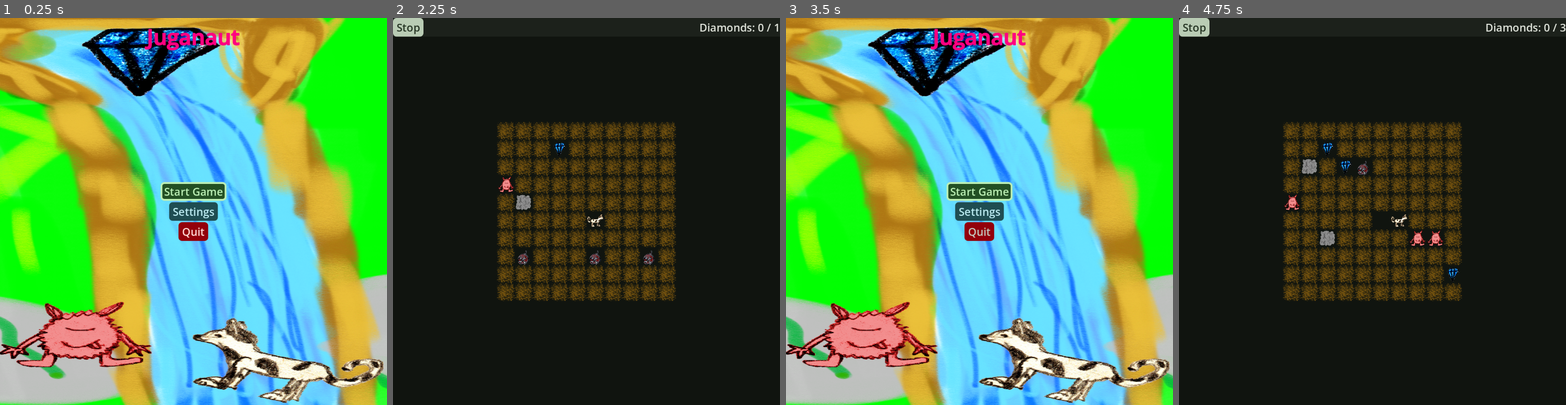
Above: before the commit, frames 1-4 (left to right).
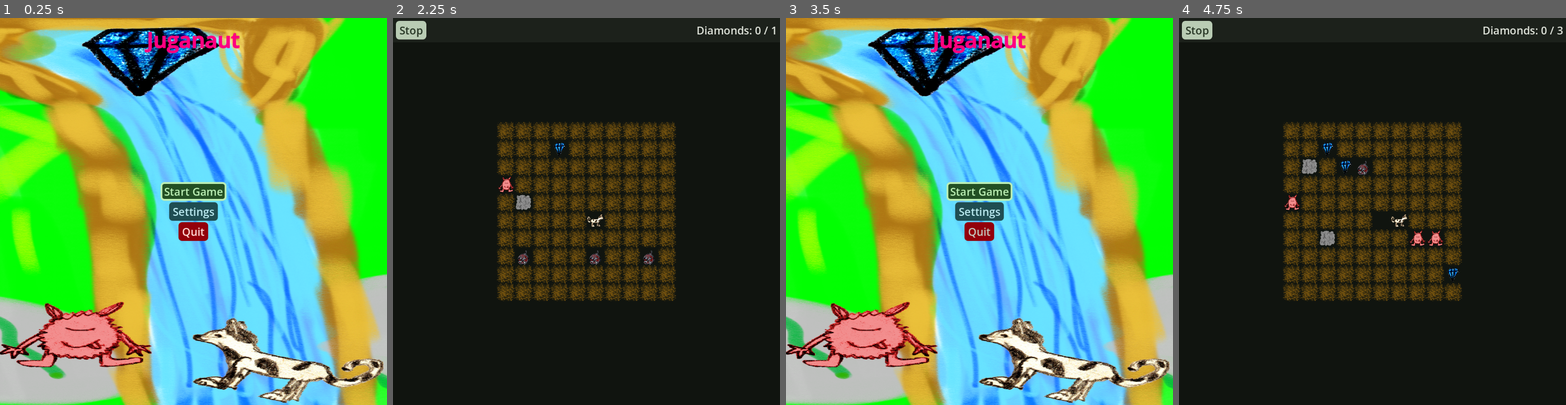
Above: after the commit, the same moments.

Repository: SirVincelot24/juganaut-godot
Game: Godot game, scene res://scenes/MainMenu.tscn
The game is run twice, just before and just after one commit, with the same random seed, the same clock (stepped at 60 frames per second) and the same inputs.
Inputs (mouse positions are in pixels of both pictures, inside the frame that each line leads up to):
- Up to frame 1 (0.25 s): no input
- Up to frame 2 (2.25 s): click "Settings" at 0.5 s; click "Back" at 1.25 s; click "Start Game" at 2 s
- Up to frame 3 (3.5 s): click "Stop" at 2.75 s
- Up to frame 4 (4.75 s): click "Start Game" at 3.5 s; tap Enter at 4.25 s; move the mouse to (1457, 192) at 4.27 s; hold D (movement.right) from 4.28 s (still down); click (1457, 192) at 4.42 s

The runs differ from the first frame. In frame 1, 0.5% of the frame differs, in the area x 37-62%, y 2-10%; in frame 2, 0.6%; in frame 3, 0.5%; in frame 4, 0.6%, in the area x 0-100%, y 0-6%.

Commit message:
add theoretical phone notch support
doesn't work

Diff:
--- a/scenes/MainMenu.tscn
+++ b/scenes/MainMenu.tscn
@@ -2,6 +2,7 @@
 
 [ext_resource type="Texture2D" uid="uid://d18qu1suffnux" path="res://textures/menu-background.png" id="1_2wh52"]
 [ext_resource type="Script" uid="uid://d4hssf84dx6tx" path="res://scripts/UI/main_menu.gd" id="1_826wr"]
+[ext_resource type="Script" uid="uid://dvivwmws635p4" path="res://scripts/UI/safe_margin_container.gd" id="2_826wr"]
 [ext_resource type="Script" uid="uid://c7wsncsu56o6w" path="res://scripts/UI/buttons/start.gd" id="2_ow34m"]
 [ext_resource type="Script" uid="uid://bwtcds2ymeuon" path="res://scripts/UI/buttons/settings.gd" id="3_l72w3"]
 [ext_resource type="Script" uid="uid://b47d14ah00e7q" path="res://scripts/UI/buttons/quit.gd" id="3_ow34m"]
@@ -27,44 +28,43 @@
 grow_vertical = 2
 theme_override_styles/panel = SubResource("StyleBoxTexture_2wh52")
 
-[node name="Title" type="Label" parent="." unique_id=1670939925]
-layout_mode = 1
-anchors_preset = 5
-anchor_left = 0.5
-anchor_right = 0.5
-offset_left = -576.0
-offset_right = 576.0
-offset_bottom = 23.0
-grow_horizontal = 2
-theme_type_variation = &"TitleLabel"
-text = "app_name"
-horizontal_alignment = 1
-vertical_alignment = 1
-
-[node name="VBoxContainer" type="VBoxContainer" parent="." unique_id=724782224]
+[node name="SafeMarginContainer" type="MarginContainer" parent="." unique_id=299805022]
 layout_mode = 1
 anchors_preset = 15
 anchor_right = 1.0
 anchor_bottom = 1.0
 grow_horizontal = 2
 grow_vertical = 2
+script = ExtResource("2_826wr")
+metadata/_custom_type_script = "uid://dvivwmws635p4"
+
+[node name="Title" type="Label" parent="SafeMarginContainer" unique_id=1670939925]
+layout_mode = 2
+size_flags_vertical = 0
+theme_type_variation = &"TitleLabel"
+text = "app_name"
+horizontal_alignment = 1
+vertical_alignment = 1
+
+[node name="VBoxContainer" type="VBoxContainer" parent="SafeMarginContainer" unique_id=724782224]
+layout_mode = 2
 alignment = 1
 
-[node name="Start" type="Button" parent="VBoxContainer" unique_id=350605826]
+[node name="Start" type="Button" parent="SafeMarginContainer/VBoxContainer" unique_id=350605826]
 layout_mode = 2
 size_flags_horizontal = 4
 theme_type_variation = &"StartButton"
 text = "start_game"
 script = ExtResource("2_ow34m")
 
-[node name="Settings" type="Button" parent="VBoxContainer" unique_id=1513830552]
+[node name="Settings" type="Button" parent="SafeMarginContainer/VBoxContainer" unique_id=1513830552]
 layout_mode = 2
 size_flags_horizontal = 4
 theme_type_variation = &"SettingsButton"
 text = "settings"
 script = ExtResource("3_l72w3")
 
-[node name="Quit" type="Button" parent="VBoxContainer" unique_id=98152750]
+[node name="Quit" type="Button" parent="SafeMarginContainer/VBoxContainer" unique_id=98152750]
 layout_mode = 2
 size_flags_horizontal = 4
 theme_type_variation = &"QuitButton"
--- a/scenes/game.tscn
+++ b/scenes/game.tscn
@@ -1,6 +1,7 @@
 [gd_scene format=3 uid="uid://mlvkhbd0x5f3"]
 
 [ext_resource type="Script" uid="uid://bm6str7jj6mkt" path="res://scripts/game.gd" id="1_lbhrr"]
+[ext_resource type="Script" uid="uid://dvivwmws635p4" path="res://scripts/UI/safe_margin_container.gd" id="2_iywne"]
 [ext_resource type="Script" uid="uid://dtrqkrbtuigau" path="res://scripts/UI/buttons/stop.gd" id="2_yqjtg"]
 [ext_resource type="TileSet" uid="uid://dqblh7oy70qbd" path="res://tiles/grid_tiles.tres" id="4_lbhrr"]
 [ext_resource type="Script" uid="uid://bslvuad7i0m1y" path="res://scripts/BL/grid/grid.gd" id="5_iywne"]
@@ -48,14 +49,19 @@
 size_flags_horizontal = 3
 theme_type_variation = &"TopBar"
 
-[node name="Stop" type="Button" parent="UI/Control/TopBar" unique_id=1161277423]
+[node name="SafeMarginContainer" type="MarginContainer" parent="UI/Control/TopBar" unique_id=735202312]
+layout_mode = 2
+script = ExtResource("2_iywne")
+metadata/_custom_type_script = "uid://dvivwmws635p4"
+
+[node name="Stop" type="Button" parent="UI/Control/TopBar/SafeMarginContainer" unique_id=1161277423]
 layout_mode = 2
 size_flags_horizontal = 0
 theme_type_variation = &"StopButton"
 text = "stop"
 script = ExtResource("2_yqjtg")
 
-[node name="DiamondCount" type="Label" parent="UI/Control/TopBar" unique_id=530739846]
+[node name="DiamondCount" type="Label" parent="UI/Control/TopBar/SafeMarginContainer" unique_id=530739846]
 layout_mode = 2
 size_flags_horizontal = 8
 text = "diamondCount"
--- a/scenes/settings_menu.tscn
+++ b/scenes/settings_menu.tscn
@@ -2,6 +2,7 @@
 
 [ext_resource type="Script" uid="uid://dd4mu46yxw0bf" path="res://scripts/UI/buttons/dark_button.gd" id="1_05p07"]
 [ext_resource type="Script" uid="uid://bkiqvqjv1q6kr" path="res://scripts/UI/settings_menu.gd" id="1_lwwgp"]
+[ext_resource type="Script" uid="uid://dvivwmws635p4" path="res://scripts/UI/safe_margin_container.gd" id="2_bgjg7"]
 [ext_resource type="Script" uid="uid://3uok607cgyja" path="res://scripts/UI/buttons/language_select.gd" id="2_wswnh"]
 [ext_resource type="Script" uid="uid://cdc0fny7nvh6b" path="res://scripts/UI/audio_slider.gd" id="4_labj1"]
 [ext_resource type="Script" uid="uid://cps7wioglslib" path="res://scripts/UI/scale.gd" id="4_lwwgp"]
@@ -26,7 +27,7 @@
 grow_horizontal = 2
 grow_vertical = 2
 
-[node name="VBoxContainer" type="VBoxContainer" parent="." unique_id=483158635]
+[node name="VBoxContainer" type="VBoxContainer" parent="." unique_id=250601873]
 layout_mode = 1
 anchors_preset = 15
 anchor_right = 1.0
@@ -39,56 +40,70 @@
 mouse_filter = 1
 theme_type_variation = &"TitleBar"
 
-[node name="Back" type="Button" parent="VBoxContainer/TitleBar" unique_id=1274558612]
+[node name="SafeMarginContainer" type="MarginContainer" parent="VBoxContainer/TitleBar" unique_id=1317703925]
+layout_mode = 2
+script = ExtResource("2_bgjg7")
+metadata/_custom_type_script = "uid://dvivwmws635p4"
+
+[node name="Back" type="Button" parent="VBoxContainer/TitleBar/SafeMarginContainer" unique_id=1274558612]
 layout_mode = 2
 size_flags_horizontal = 0
 size_flags_vertical = 4
 theme_type_variation = &"SettingsButton"
 text = "back"
 
-[node name="SettingsTitle" type="Label" parent="VBoxContainer/TitleBar" unique_id=1090065647]
+[node name="SettingsTitle" type="Label" parent="VBoxContainer/TitleBar/SafeMarginContainer" unique_id=1090065647]
 layout_mode = 2
 size_flags_horizontal = 4
 theme_type_variation = &"onPrimary"
 text = "settings"
 
-[node name="ScrollContainer" type="ScrollContainer" parent="VBoxContainer" unique_id=1415752383]
+[node name="SafeMarginContainer" type="MarginContainer" parent="VBoxContainer" unique_id=2039474941]
 layout_mode = 2
 size_flags_vertical = 3
-
-[node name="VBoxContainer" type="VBoxContainer" parent="VBoxContainer/ScrollContainer" unique_id=1941843611]
-layout_mode = 2
-size_flags_horizontal = 3
+script = ExtResource("2_bgjg7")
+metadata/_custom_type_script = "uid://dvivwmws635p4"
+
+[node name="VBoxContainer" type="VBoxContainer" parent="VBoxContainer/SafeMarginContainer" unique_id=483158635]
+layout_mode = 2
+
+[node name="ScrollContainer" type="ScrollContainer" parent="VBoxContainer/SafeMarginContainer/VBoxContainer" unique_id=1415752383]
+layout_mode = 2
 size_flags_vertical = 3
 
-[node name="GeneralTitle" type="Label" parent="VBoxContainer/ScrollContainer/VBoxContainer" unique_id=1237567989]
+[node name="VBoxContainer" type="VBoxContainer" parent="VBoxContainer/SafeMarginContainer/VBoxContainer/ScrollContainer" unique_id=1941843611]
+layout_mode = 2
+size_flags_horizontal = 3
+size_flags_vertical = 3
+
+[node name="GeneralTitle" type="Label" parent="VBoxContainer/SafeMarginContainer/VBoxContainer/ScrollContainer/VBoxContainer" unique_id=1237567989]
 layout_mode = 2
 theme_type_variation = &"SettingsHeadline"
 text = "general"
 
-[node name="LanguageSelect" type="OptionButton" parent="VBoxContainer/ScrollContainer/VBoxContainer" unique_id=572866696]
+[node name="LanguageSelect" type="OptionButton" parent="VBoxContainer/SafeMarginContainer/VBoxContainer/ScrollContainer/VBoxContainer" unique_id=572866696]
 layout_mode = 2
 script = ExtResource("2_wswnh")
 
-[node name="DarknessControl" type="CheckButton" parent="VBoxContainer/ScrollContainer/VBoxContainer" unique_id=2083268754]
+[node name="DarknessControl" type="CheckButton" parent="VBoxContainer/SafeMarginContainer/VBoxContainer/ScrollContainer/VBoxContainer" unique_id=2083268754]
 layout_mode = 2
 button_pressed = true
 text = "dark_mode"
 script = ExtResource("1_05p07")
 
-[node name="Scale" type="VBoxContainer" parent="VBoxContainer/ScrollContainer/VBoxContainer" unique_id=436325367]
+[node name="Scale" type="VBoxContainer" parent="VBoxContainer/SafeMarginContainer/VBoxContainer/ScrollContainer/VBoxContainer" unique_id=436325367]
 layout_mode = 2
 script = ExtResource("4_lwwgp")
 
-[node name="ScaleLabel" type="Label" parent="VBoxContainer/ScrollContainer/VBoxContainer/Scale" unique_id=834119862]
+[node name="ScaleLabel" type="Label" parent="VBoxContainer/SafeMarginContainer/VBoxContainer/ScrollContainer/VBoxContainer/Scale" unique_id=834119862]
 layout_mode = 2
 text = "scale"
 vertical_alignment = 1
 
-[node name="HBoxContainer" type="HBoxContainer" parent="VBoxContainer/ScrollContainer/VBoxContainer/Scale" unique_id=1192885068]
-layout_mode = 2
-
-[node name="ScaleSlider" type="HSlider" parent="VBoxContainer/ScrollContainer/VBoxContainer/Scale/HBoxContainer" unique_id=987239133]
+[node name="HBoxContainer" type="HBoxContainer" parent="VBoxContainer/SafeMarginContainer/VBoxContainer/ScrollContainer/VBoxContainer/Scale" unique_id=1192885068]
+layout_mode = 2
+
+[node name="ScaleSlider" type="HSlider" parent="VBoxContainer/SafeMarginContainer/VBoxContainer/ScrollContainer/VBoxContainer/Scale/HBoxContainer" unique_id=987239133]
 layout_mode = 2
 size_flags_horizontal = 3
 size_flags_vertical = 4
@@ -101,35 +116,35 @@
 ticks_on_borders = true
 ticks_position = 3
 
-[node name="ApplyBtn" type="Button" parent="VBoxContainer/ScrollContainer/VBoxContainer/Scale/HBoxContainer" unique_id=177189847]
+[node name="ApplyBtn" type="Button" parent="VBoxContainer/SafeMarginContainer/VBoxContainer/ScrollContainer/VBoxContainer/Scale/HBoxContainer" unique_id=177189847]
 layout_mode = 2
 theme_type_variation = &"SettingsButton"
 text = "apply"
 
-[node name="RendererTitle" type="Label" parent="VBoxContainer/ScrollContainer/VBoxContainer" unique_id=1063040783]
+[node name="RendererTitle" type="Label" parent="VBoxContainer/SafeMarginContainer/VBoxContainer/ScrollContainer/VBoxContainer" unique_id=1063040783]
 layout_mode = 2
 theme_type_variation = &"SettingsHeadline"
 text = "game_renderer"
 
-[node name="WorldTitle" type="Label" parent="VBoxContainer/ScrollContainer/VBoxContainer" unique_id=1022692478]
+[node name="WorldTitle" type="Label" parent="VBoxContainer/SafeMarginContainer/VBoxContainer/ScrollContainer/VBoxContainer" unique_id=1022692478]
 layout_mode = 2
 theme_type_variation = &"SettingsHeadline"
 text = "world"
 
-[node name="AudioTitle" type="Label" parent="VBoxContainer/ScrollContainer/VBoxContainer" unique_id=568112349]
+[node name="AudioTitle" type="Label" parent="VBoxContainer/SafeMarginContainer/VBoxContainer/ScrollContainer/VBoxContainer" unique_id=568112349]
 layout_mode = 2
 theme_type_variation = &"SettingsHeadline"
 text = "audio"
 
-[node name="MasterVol" type="VBoxContainer" parent="VBoxContainer/ScrollContainer/VBoxContainer" unique_id=1750526068]
-layout_mode = 2
-
-[node name="Label" type="Label" parent="VBoxContainer/ScrollContainer/VBoxContainer/MasterVol" unique_id=256419616]
+[node name="MasterVol" type="VBoxContainer" parent="VBoxContainer/SafeMarginContainer/VBoxContainer/ScrollContainer/VBoxContainer" unique_id=1750526068]
+layout_mode = 2
+
+[node name="Label" type="Label" parent="VBoxContainer/SafeMarginContainer/VBoxContainer/ScrollContainer/VBoxContainer/MasterVol" unique_id=256419616]
 layout_mode = 2
 text = "master_volume"
 vertical_alignment = 1
 
-[node name="MasterVolSlider" type="HSlider" parent="VBoxContainer/ScrollContainer/VBoxContainer/MasterVol" unique_id=1359081371]
+[node name="MasterVolSlider" type="HSlider" parent="VBoxContainer/SafeMarginContainer/VBoxContainer/ScrollContainer/VBoxContainer/MasterVol" unique_id=1359081371]
 layout_mode = 2
 size_flags_horizontal = 3
 size_flags_vertical = 4
@@ -143,15 +158,15 @@
 ticks_position = 3
 script = ExtResource("4_labj1")
 
-[node name="MusicVol" type="VBoxContainer" parent="VBoxContainer/ScrollContainer/VBoxContainer" unique_id=2136819853]
-layout_mode = 2
-
-[node name="Label" type="Label" parent="VBoxContainer/ScrollContainer/VBoxContainer/MusicVol" unique_id=710018440]
+[node name="MusicVol" type="VBoxContainer" parent="VBoxContainer/SafeMarginContainer/VBoxContainer/ScrollContainer/VBoxContainer" unique_id=2136819853]
+layout_mode = 2
+
+[node name="Label" type="Label" parent="VBoxContainer/SafeMarginContainer/VBoxContainer/ScrollContainer/VBoxContainer/MusicVol" unique_id=710018440]
 layout_mode = 2
 text = "music_volume"
 vertical_alignment = 1
 
-[node name="MusicVolSlider" type="HSlider" parent="VBoxContainer/ScrollContainer/VBoxContainer/MusicVol" unique_id=1734483200]
+[node name="MusicVolSlider" type="HSlider" parent="VBoxContainer/SafeMarginContainer/VBoxContainer/ScrollContainer/VBoxContainer/MusicVol" unique_id=1734483200]
 layout_mode = 2
 size_flags_horizontal = 3
 size_flags_vertical = 4
@@ -164,15 +179,15 @@
 ticks_on_borders = true
 ticks_position = 3
 
-[node name="SfxVol" type="VBoxContainer" parent="VBoxContainer/ScrollContainer/VBoxContainer" unique_id=1838575483]
-layout_mode = 2
-
-[node name="Label" type="Label" parent="VBoxContainer/ScrollContainer/VBoxContainer/SfxVol" unique_id=570186090]
+[node name="SfxVol" type="VBoxContainer" parent="VBoxContainer/SafeMarginContainer/VBoxContainer/ScrollContainer/VBoxContainer" unique_id=1838575483]
+layout_mode = 2
+
+[node name="Label" type="Label" parent="VBoxContainer/SafeMarginContainer/VBoxContainer/ScrollContainer/VBoxContainer/SfxVol" unique_id=570186090]
 layout_mode = 2
 text = "sfx_volume"
 vertical_alignment = 1
 
-[node name="SfxVolSlider" type="HSlider" parent="VBoxContainer/ScrollContainer/VBoxContainer/SfxVol" unique_id=1194365636]
+[node name="SfxVolSlider" type="HSlider" parent="VBoxContainer/SafeMarginContainer/VBoxContainer/ScrollContainer/VBoxContainer/SfxVol" unique_id=1194365636]
 layout_mode = 2
 size_flags_horizontal = 3
 size_flags_vertical = 4
@@ -185,9 +200,9 @@
 ticks_on_borders = true
 ticks_position = 3
 
-[connection signal="pressed" from="VBoxContainer/TitleBar/Back" to="." method="_on_click_back"]
-[connection signal="item_selected" from="VBoxContainer/ScrollContainer/VBoxContainer/LanguageSelect" to="VBoxContainer/ScrollContainer/VBoxContainer/LanguageSelect" method="_item_selected"]
-[connection signal="value_changed" from="VBoxContainer/ScrollContainer/VBoxContainer/Scale/HBoxContainer/ScaleSlider" to="VBoxContainer/ScrollContainer/VBoxContainer/Scale" method="change_scale"]
-[connection signal="pressed" from="VBoxContainer/ScrollContainer/VBoxContainer/Scale/HBoxContainer/ApplyBtn" to="VBoxContainer/ScrollContainer/VBoxContainer/Scale" method="apply_scale"]
-[connection signal="value_changed" from="VBoxContainer/ScrollContainer/VBoxContainer/MusicVol/MusicVolSlider" to="VBoxContainer/ScrollContainer/VBoxContainer/MasterVol/MasterVolSlider" method="_music_value_changed"]
-[connection signal="value_changed" from="VBoxContainer/ScrollContainer/VBoxContainer/SfxVol/SfxVolSlider" to="VBoxContainer/ScrollContainer/VBoxContainer/MasterVol/MasterVolSlider" method="_sfx_value_changed"]
+[connection signal="pressed" from="VBoxContainer/TitleBar/SafeMarginContainer/Back" to="." method="_on_click_back"]
+[connection signal="item_selected" from="VBoxContainer/SafeMarginContainer/VBoxContainer/ScrollContainer/VBoxContainer/LanguageSelect" to="VBoxContainer/SafeMarginContainer/VBoxContainer/ScrollContainer/VBoxContainer/LanguageSelect" method="_item_selected"]
+[connection signal="value_changed" from="VBoxContainer/SafeMarginContainer/VBoxContainer/ScrollContainer/VBoxContainer/Scale/HBoxContainer/ScaleSlider" to="VBoxContainer/SafeMarginContainer/VBoxContainer/ScrollContainer/VBoxContainer/Scale" method="change_scale"]
+[connection signal="pressed" from="VBoxContainer/SafeMarginContainer/VBoxContainer/ScrollContainer/VBoxContainer/Scale/HBoxContainer/ApplyBtn" to="VBoxContainer/SafeMarginContainer/VBoxContainer/ScrollContainer/VBoxContainer/Scale" method="apply_scale"]
+[connection signal="value_changed" from="VBoxContainer/SafeMarginContainer/VBoxContainer/ScrollContainer/VBoxContainer/MusicVol/MusicVolSlider" to="VBoxContainer/SafeMarginContainer/VBoxContainer/ScrollContainer/VBoxContainer/MasterVol/MasterVolSlider" method="_music_value_changed"]
+[connection signal="value_changed" from="VBoxContainer/SafeMarginContainer/VBoxContainer/ScrollContainer/VBoxContainer/SfxVol/SfxVolSlider" to="VBoxContainer/SafeMarginContainer/VBoxContainer/ScrollContainer/VBoxContainer/MasterVol/MasterVolSlider" method="_sfx_value_changed"]
--- /dev/null
+++ b/scripts/UI/safe_margin_container.gd
@@ -0,0 +1,26 @@
+class_name SafeMarginContainer
+extends MarginContainer
+
+func _ready() -> void:
+	var safe_area: Rect2i = DisplayServer.get_display_safe_area()
+	var window_size: Vector2i = get_viewport_rect().size
+
+	# BASE MARGINS
+	var top: int = 8
+	var left: int = 8
+	var bottom: int = 8
+	var right: int = 8
+
+	if window_size.x >= safe_area.size.x and window_size.y >= safe_area.size.y:
+		var x_factor: float = size.x / window_size.x
+		var y_factor: float = size.y / window_size.y
+
+		top = max(top, safe_area.position.y * y_factor)
+		left = max(left, safe_area.position.x * x_factor)
+		bottom = max(bottom, abs(safe_area.end.y - window_size.y) * y_factor)
+		right = max(right, abs(safe_area.end.x - window_size.x) * x_factor)
+
+	add_theme_constant_override("margin_top", top)
+	add_theme_constant_override("margin_left", left)
+	add_theme_constant_override("margin_bottom", bottom)
+	add_theme_constant_override("margin_right", right)
--- a/scripts/game.gd
+++ b/scripts/game.gd
@@ -2,7 +2,7 @@
 
 var collected_diamonds = 0
 var diamonds_in_game = 1
-@onready var diamond_label = $UI/Control/TopBar/DiamondCount
+@onready var diamond_label = $UI/Control/TopBar/SafeMarginContainer/DiamondCount
 @onready var won_game_desc = $UI/Control/WonGame/Description
 @onready var game_over_desc = $UI/Control/GameOver/Description
 @onready var grid = $Grid
Not shown, added: scripts/UI/safe_margin_container.gd.uid
